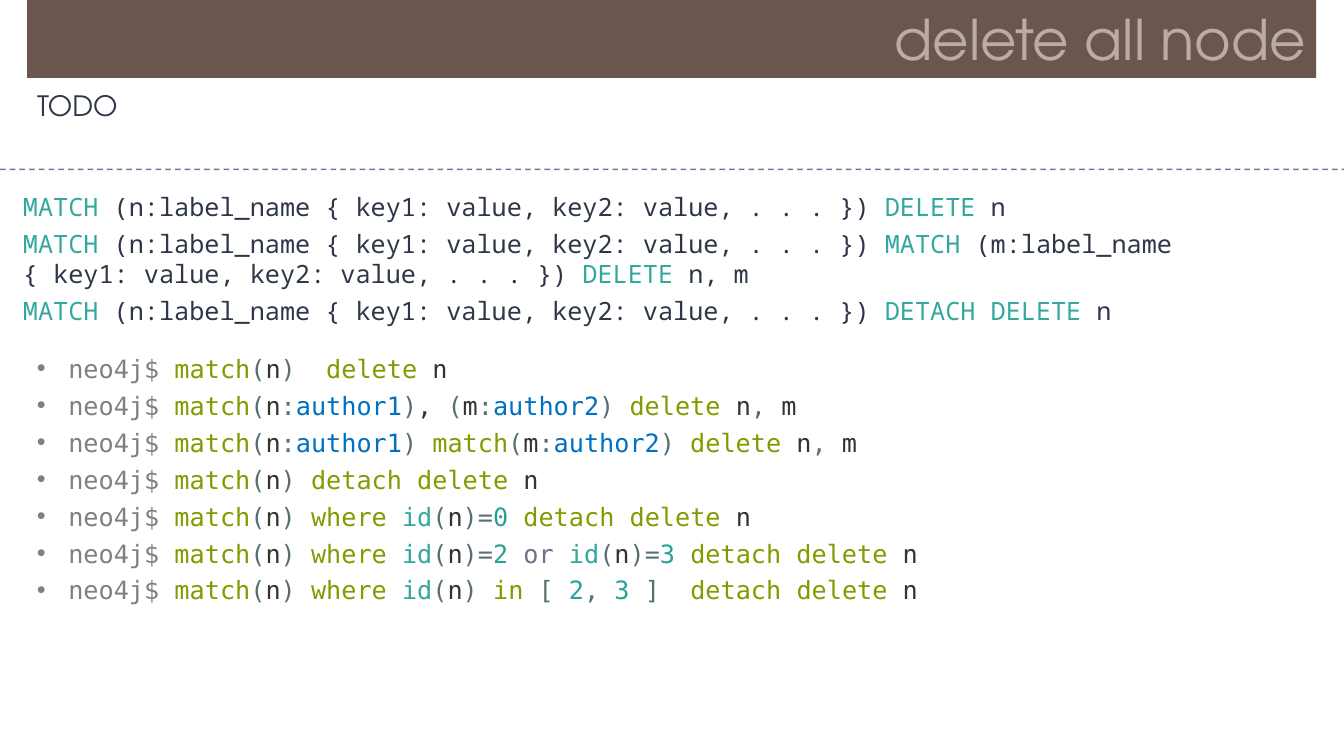
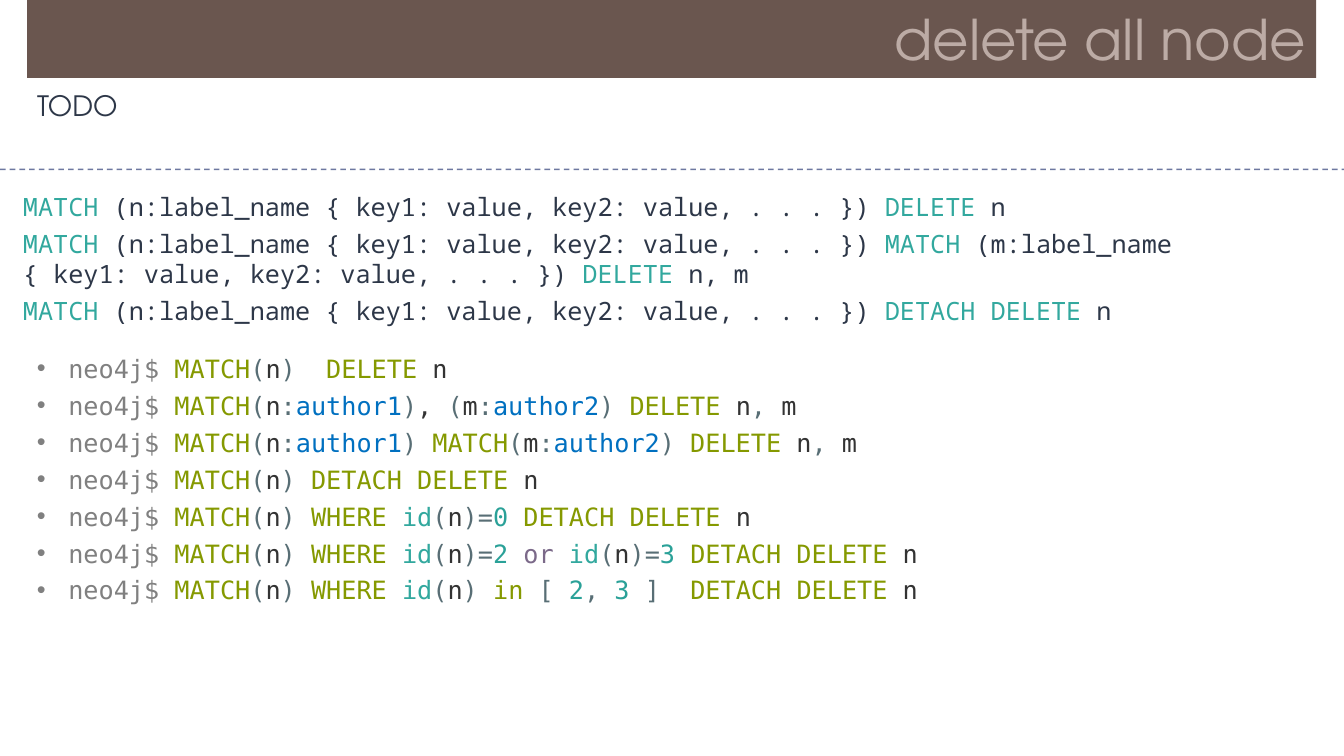
Before and after one commit to Saleel-Bagde/PPT-s, a slide deck: slide 19 of Neo4j.pptx. Drawn at 1344x756 pixels with LibreOffice and Linux fonts; fonts in the diff are those of the drawing. Boxes give left, top, right and bottom in pixels: in the first picture for what was removed or moved away, otherwise in the second. Text is boxed around its words. In the diff, an @@ line names an element or a change of style, - is before the commit and + after.

```diff
--- a/Neo4j.pptx
+++ b/Neo4j.pptx
@@ text at <box>68,359,918,604</box>: text changed @@
-• neo4j$ match(n) delete n
-• neo4j$ match(n:author1), (m:author2) delete n, m
-• neo4j$ match(n:author1) match(m:author2) delete n, m
-• neo4j$ match(n) detach delete n
-• neo4j$ match(n) where id(n)=0 detach delete n
-• neo4j$ match(n) where id(n)=2 or id(n)=3 detach delete n
-• neo4j$ match(n) where id(n) in [ 2, 3 ] detach delete n
+• neo4j$ MATCH(n) DELETE n
+• neo4j$ MATCH(n:author1), (m:author2) DELETE n, m
+• neo4j$ MATCH(n:author1) MATCH(m:author2) DELETE n, m
+• neo4j$ MATCH(n) DETACH DELETE n
+• neo4j$ MATCH(n) WHERE id(n)=0 DETACH DELETE n
+• neo4j$ MATCH(n) WHERE id(n)=2 or id(n)=3 DETACH DELETE n
+• neo4j$ MATCH(n) WHERE id(n) in [ 2, 3 ] DETACH DELETE n
```
Also in this commit, not shown: 30 other slides changed.
